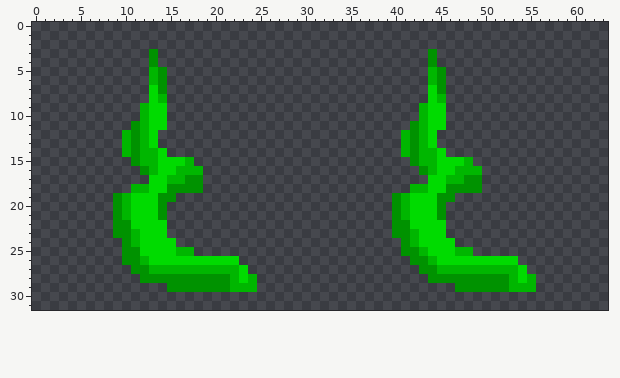
Pixel-art sprite: dist/vine.png. The first picture shows the starting point.
The file is 64x32 pixels.
After:
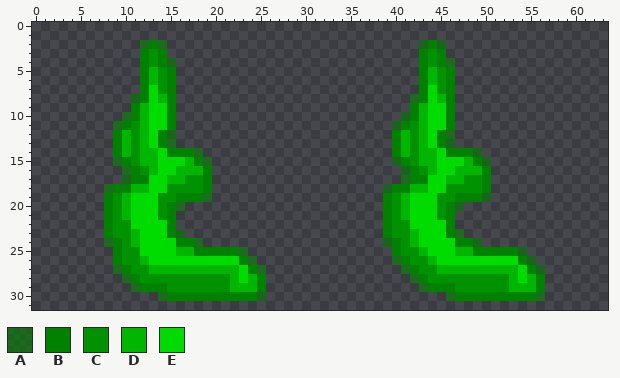
Palette (. is transparent): A #00810096  B #008100  C #009200  D #00b600  E #00db00
Difference:
@@ x 0..63 @@
  1 ................................................................
- 2 ................................................................
- 3 .............C..............................C...................
- 4 .............C..............................C...................
- 5 .............DC.............................DC..................
- 6 .............DC.............................DC..................
- 7 .............EC.............................EC..................
- 8 .............ED.............................ED..................
- 9 ............DEE............................DEE..................
-10 ............DEE............................DEE..................
-11 ...........CDEE...........................CDEE..................
-12 ..........DCDE...........................DCDE...................
-13 ..........DCDE...........................DCDE...................
-14 ..........DCDDE..........................DCDDE..................
-15 ...........CDDEEED........................CDDEEED...............
-16 ............CDEEDDD........................CDEEDDD..............
-17 .............EEDDCC.........................EEDDCC..............
-18 ...........DDEECCCC.......................DDEECCCC..............
-19 .........CDEEECC........................CDEEECC.................
-20 .........CDEEEC.........................CDEEEC..................
-21 .........CDEEEC.........................CDEEEC..................
-22 .........CCEEEE.........................CCEEEE..................
-23 .........CCDEEE.........................CCDEEE..................
-24 ..........CDEEEE.........................CDEEEE.................
-25 ..........CCEEEEDD.......................CCDEEEDD...............
-26 ..........CCDEEEEEEEEEE...................CCDEEEEEEEEE..........
-27 ...........CCDDDDDDDDDDE...................CCDDDDDDDDDE.........
-28 ............CCCCCCCCCCDED...................CCCCCCCCCDED........
-29 ...............CCCCCCCDDD......................CCCCCCDDD........
-30 ................................................................
+ 2 ............ABA............................ABA..................
+ 3 ............BCB............................BCB..................
+ 4 ............BCBA...........................BCBA.................
+ 5 ............BDCB...........................BDCB.................
+ 6 ............BDCB...........................BDCB.................
+ 7 ............BECB...........................BECB.................
+ 8 ...........ABEDB..........................ABEDB.................
+ 9 ...........BDEEB..........................BDEEB.................
+10 ..........ABDEEB.........................ABDEEB.................
+11 .........ABCDEEB........................ABCDEEB.................
+12 .........BDCDEBA........................BDCDEBA.................
+13 .........BDCDEBA........................BDCDEBA.................
+14 .........BDCDDEBBBA.....................BDCDDEBBBA..............
+15 .........ABCDDEEEDBA....................ABCDDEEEDBA.............
+16 ..........ABCDEEDDDB.....................ABCDEEDDDB.............
+17 ..........ABBEEDDCCB.....................ABBEEDDCCB.............
+18 ........ABBDDEECCCCB...................ABBDDEECCCCB.............
+19 ........BCDEEECCBBBA...................BCDEEECCBBBA.............
+20 ........BCDEEECBA......................BCDEEECBA................
+21 ........BCDEEECB.......................BCDEEECB.................
+22 ........BCCEEEEB.......................BCCEEEEB.................
+23 ........BCCDEEEBA......................BCCDEEEBA................
+24 ........ABCDEEEEBBA....................ABCDEEEEBBA..............
+25 .........BCCEEEEDDBBBBBA................BCCDEEEDDBBBBBA.........
+26 .........BCCDEEEEEEEEEEBA...............ABCCDEEEEEEEEEBA........
+27 .........ABCCDDDDDDDDDDEBA...............ABCCDDDDDDDDDEBA.......
+28 ..........ABCCCCCCCCCCDEDB................ABCCCCCCCCCDEDB.......
+29 ...........ABBBCCCCCCCDDDB.................ABBBCCCCCCDDDB.......
+30 ..............ABBBBBBBBBBA....................ABBBBBBBBBA.......
 31 ................................................................
